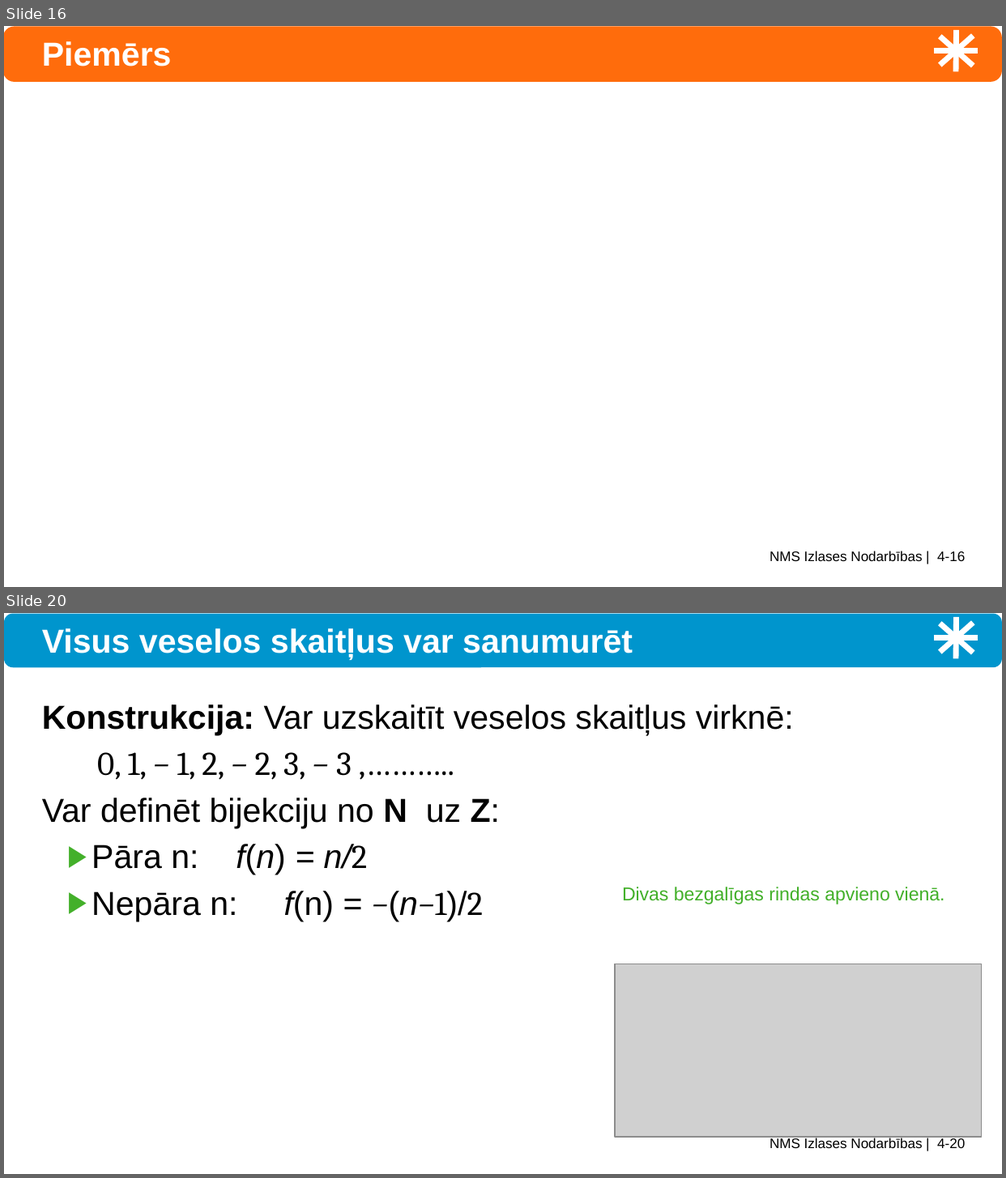
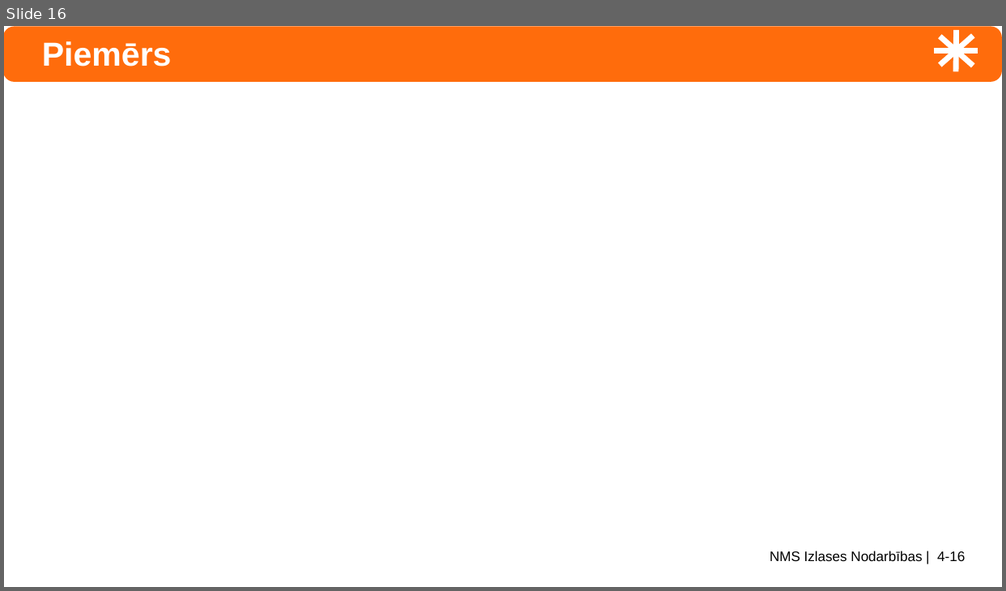
Before and after one commit to kapsitis/math, a slide deck: src/site/numtheory/slides/ntjun04-rational-irational.pptx. Shown one above the other, each under a label of ours: slides 16 and 20 before the commit, slide 16 after it; the slides between them are not shown. The pictures are 1006x1178 and 1006x591 pixels, drawn with LibreOffice and Linux fonts; fonts in the diff are those of the drawing; grey boxes stand for pictures. Boxes give left, top, right and bottom in pixels: in the first picture for what was removed or moved away, otherwise in the second. Text is boxed around its words. In the diff, an @@ line names an element or a change of style, - is before the commit and + after.

```diff
--- a/src/site/numtheory/slides/ntjun04-rational-irational.pptx
+++ b/src/site/numtheory/slides/ntjun04-rational-irational.pptx
@@ slide 20 removed at <box>4,613,1002,1174</box>, background #FFFFFF; not listed: 5 template elements that a slide beside it also shows @@
@@ rounded rectangle removed at <box>4,613,1002,667</box> @@
@@ title removed at <box>42,628,633,659</box> @@
-Visus veselos skaitļus var sanumurēt
@@ text removed at <box>42,705,794,922</box> @@
-Konstrukcija: Var uzskaitīt veselos skaitļus virknē:
-0, 1, − 1, 2, − 2, 3, − 3 ,………..
-Var definēt bijekciju no N uz Z:
-  ▶ Pāra n: f(n) = n/2
-  ▶ Nepāra n: f(n) = −(n−1)/2
@@ text removed at <box>622,887,944,905</box> @@
-Divas bezgalīgas rindas apvieno vienā.
@@ picture removed at <box>615,965,981,1138</box> @@
```
Also in this commit, not shown: 21 slides added, 16 other slides removed, 31 other files.
